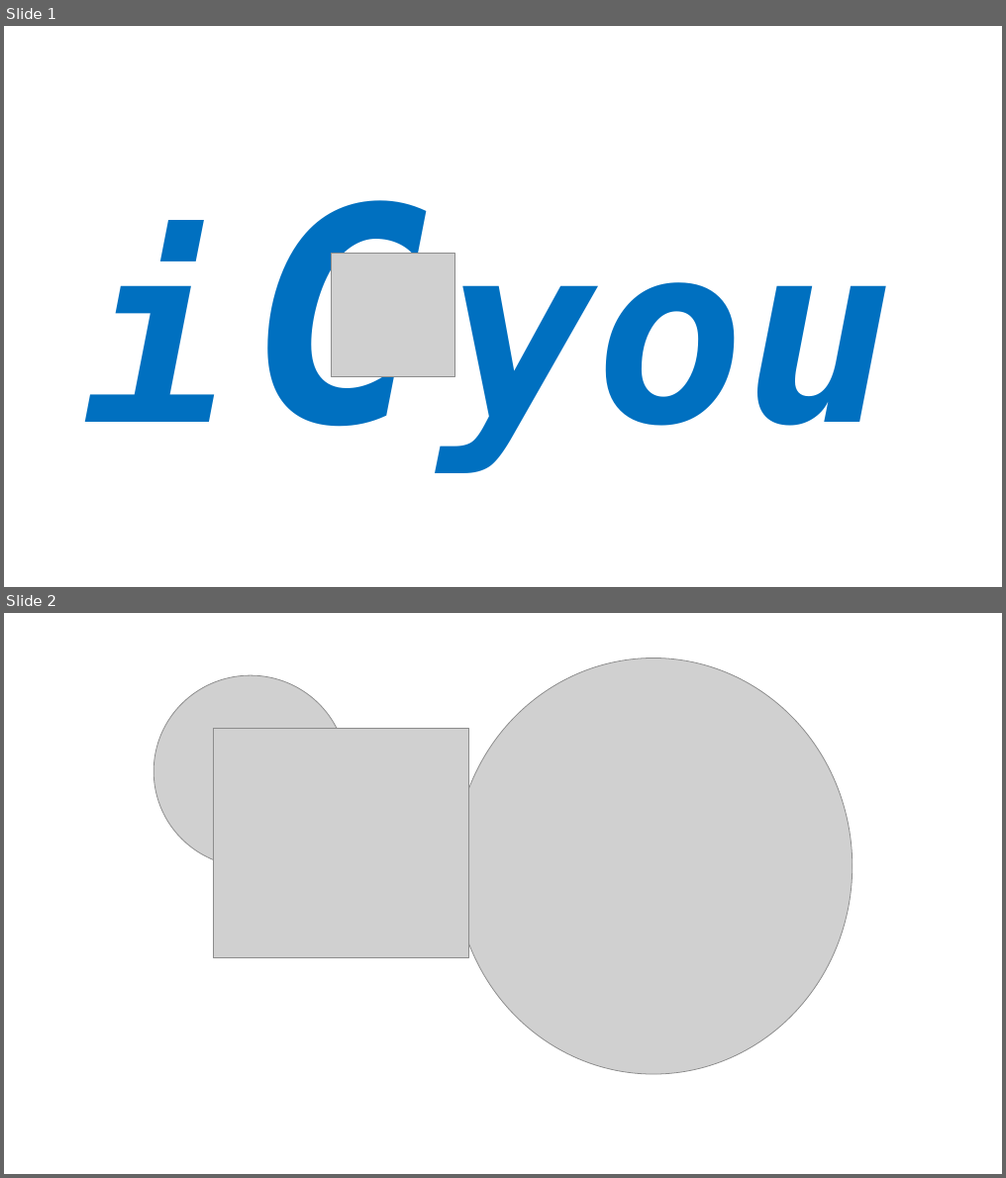
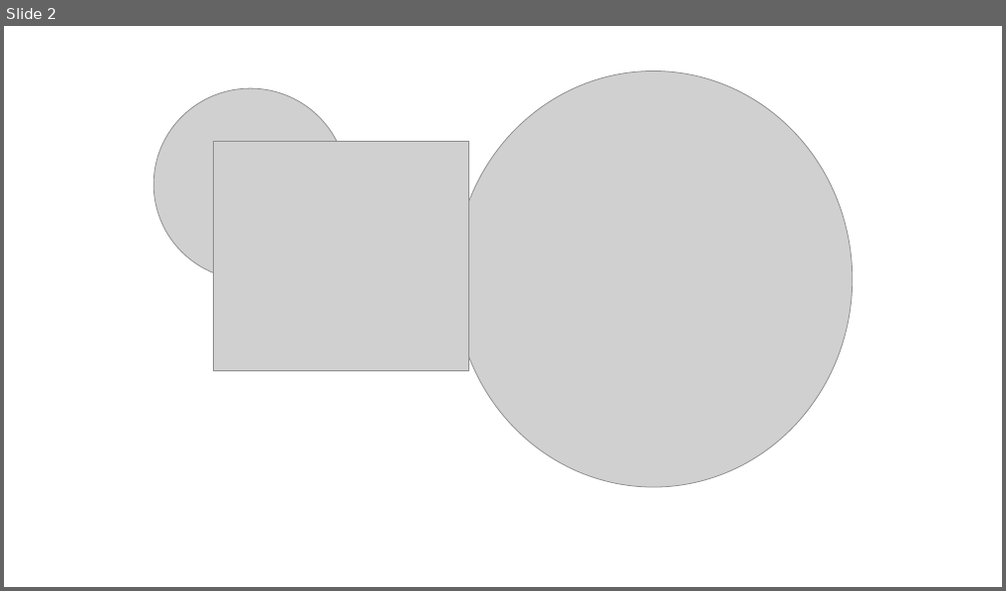
Before and after one commit to akauntz/CSE5236, a slide deck: Design/Graphics.pptx. Shown one above the other, each under a label of ours: slides 1 and 2 before the commit, slide 2 after it. The pictures are 1006x1178 and 1006x591 pixels, drawn with LibreOffice and Linux fonts; fonts in the diff are those of the drawing; grey boxes stand for pictures. Boxes give left, top, right and bottom in pixels: in the first picture for what was removed or moved away, otherwise in the second. Text is boxed around its words. In the diff, an @@ line names an element or a change of style, - is before the commit and + after.

```diff
--- a/Design/Graphics.pptx
+++ b/Design/Graphics.pptx
@@ slide 1 removed at (x1=4, y1=26, x2=1002, y2=587), background #FFFFFF @@
@@ text removed at (x1=84, y1=180, x2=894, y2=481) @@
-i C you
@@ picture removed at (x1=332, y1=254, x2=454, y2=376) @@
```
Also in this commit, not shown: 2 slides added, 12 other files.
